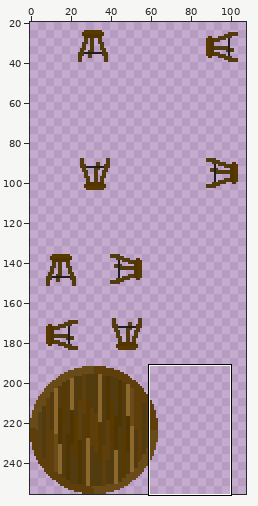
Two versions of one sprite sheet, Zapf_Uni_Greifswald/tilesets/Barausstattung.png. Above, an overview of the earlier version with the close-up marked.
Close-up. First the earlier version:
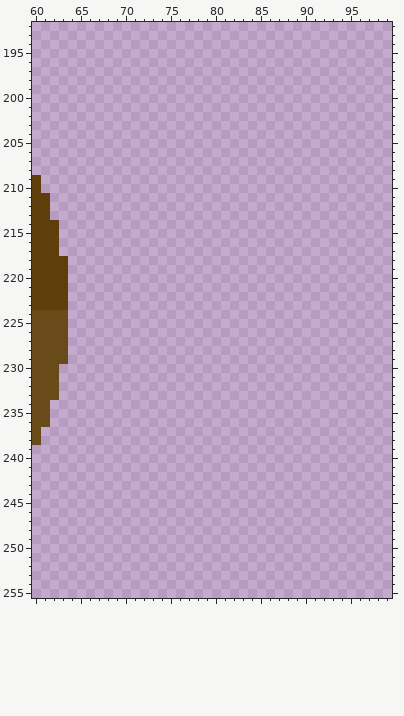
The file is 256x256 pixels. Colours within 5 levels of each other are drawn and written as one. Shown: x 60..99, y 192..255. The wide view leaves out empty margins.
Now the later version:
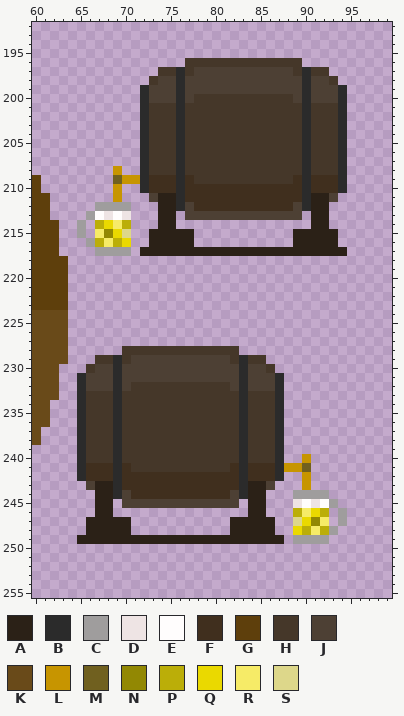
Palette (. is transparent): A #2b2117  B #2b2b2b  C #9f9d9d  D #eee4e4  E #fffdfd  F #402f1e  G #5e3f0c  H #453729  J #4d4034  K #694a19  L #c79500  M #70601f  N #928803  P #bbae08  Q #ead900  R #f6eb67  S #ddd78a
Changes in this commit:
Changed rows in their new state; - is an unchanged pixel.
first column x 65:
196 ------------HHHHHHHHHHHHH-----
197 ---------HHBHJJJJJJJJJJJHBHH--
198 --------HJJBJJJJJJJJJJJJJBJJH-
199 -------BJJJBJJJJJJJJJJJJJBJJJB
200 -------BJJJBJHHHHHHHHHHHJBJJJB
201 -------BHHHBHHHHHHHHHHHHHBHHHB
202 -------BHHHBHHHHHHHHHHHHHBHHHB
203 -------BHHHBHHHHHHHHHHHHHBHHHB
204 -------BHHHBHHHHHHHHHHHHHBHHHB
205 -------BHHHBHHHHHHHHHHHHHBHHHB
206 -------BHHHBHHHHHHHHHHHHHBHHHB
207 -------BHHHBHHHHHHHHHHHHHBHHHB
208 ----L--BHHHBHHHHHHHHHHHHHBHHHB
209 ----MLLBFFFBFHHHHHHHHHHHFBFFFB
210 ----L--BFFFBFFFFFFFFFFFFFBFFFB
211 ----L---JAABFFFFFFFFFFFFFBAAJ-
212 --CCCC---AABJFFFFFFFFFFFJBAA--
213 -CEDED---AA-JJJJJJJJJJJJJ-AA--
214 C-PQRP---AA---------------AA--
215 C-RNQS--AAAAA-----------AAAAA-
216 -CPRPQ--AAAAA-----------AAAAA-
217 --CCCC-AAAAAAAAAAAAAAAAAAAAAAA
first column x 65:
228 -----HHHHHHHHHHHHH------------
229 --HHBHJJJJJJJJJJJHBHH---------
230 -HJJBJJJJJJJJJJJJJBJJH--------
231 BJJJBJJJJJJJJJJJJJBJJJB-------
232 BJJJBJHHHHHHHHHHHJBJJJB-------
233 BHHHBHHHHHHHHHHHHHBHHHB-------
234 BHHHBHHHHHHHHHHHHHBHHHB-------
235 BHHHBHHHHHHHHHHHHHBHHHB-------
236 BHHHBHHHHHHHHHHHHHBHHHB-------
237 BHHHBHHHHHHHHHHHHHBHHHB-------
238 BHHHBHHHHHHHHHHHHHBHHHB-------
239 BHHHBHHHHHHHHHHHHHBHHHB-------
240 BHHHBHHHHHHHHHHHHHBHHHB--L----
241 BFFFBFHHHHHHHHHHHFBFFFBLLM----
242 BFFFBFFFFFFFFFFFFFBFFFB--L----
243 -JAABFFFFFFFFFFFFFBAAJ---L----
244 --AABJFFFFFFFFFFFJBAA---CCCC--
245 --AA-JJJJJJJJJJJJJ-AA---DEDEC-
246 --AA---------------AA---PRQP-C
247 -AAAAA-----------AAAAA--SQNR-C
248 -AAAAA-----------AAAAA--QPRPC-
249 AAAAAAAAAAAAAAAAAAAAAAA-CCCC--
Changed places in both close-ups, as pixel boxes (x1, y1, x2, y2):
added: (77, 58, 347, 256)
added: (77, 346, 347, 544)
